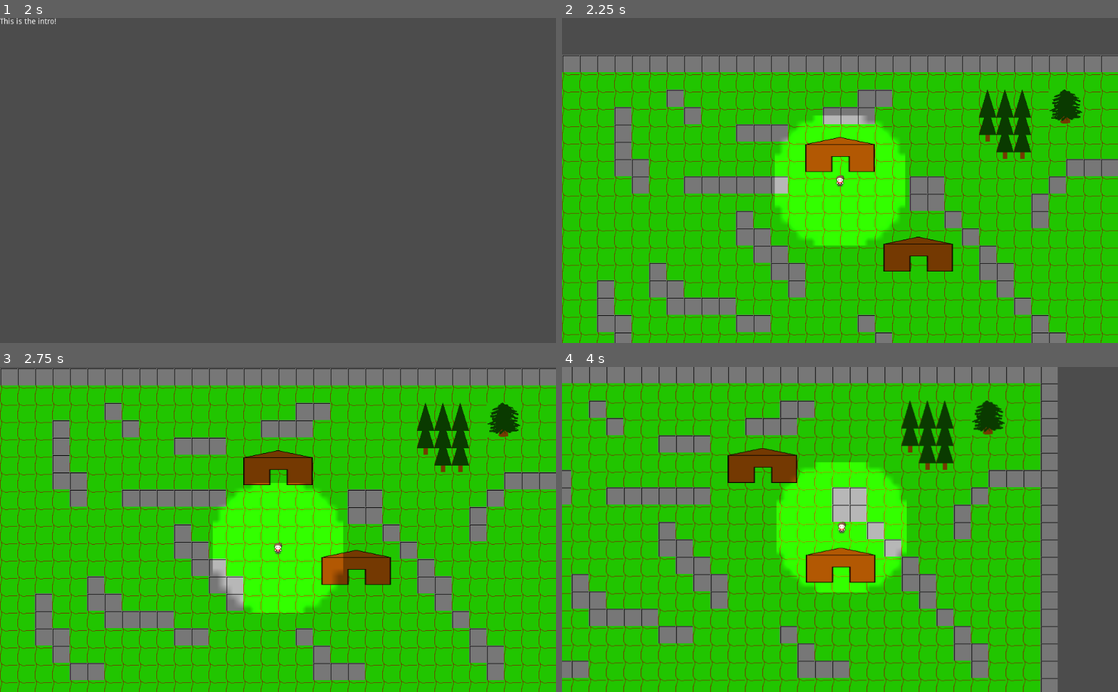
Above: before the commit, frames 1-4 (two rows, left to right).
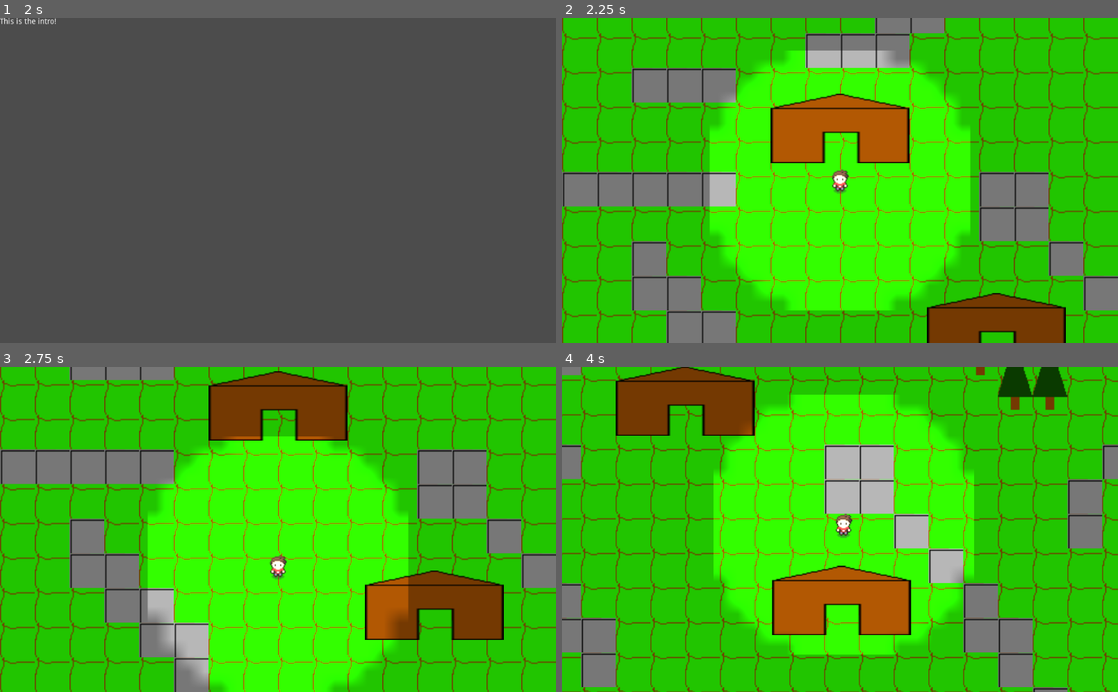
Above: after the commit, the same moments.

Repository: HaywardMorihara/2021AprGameJam
Game: Godot game, scene res://menu/MainMenu.tscn
Same seed, same stepped clock (60 frames per second), same inputs: the game is played once before the commit and once after it.
Inputs (mouse positions are in pixels of both pictures, inside the frame that each line leads up to):
- Up to frame 1 (2 s): click "Start" at 0.5 s; tap Enter at 1.25 s; move the mouse to (400, 164) at 1.27 s; hold D (right) from 1.28 s (still down); tap Space (check_watch) at 1.35 s
- Up to frame 2 (2.25 s): tap Space (check_watch) at 2 s; move the mouse to (728, 196) at 2.02 s; release D (right) at 2.03 s; hold S (down) from 2.03 s (still down); click (728, 196) at 2.1 s
- Up to frame 3 (2.75 s): keep holding S (down)
- Up to frame 4 (4 s): move the mouse to (895, 458) at 2.77 s; release S (down) at 2.78 s; hold D (right) 2.78-3.53 s; tap Space (check_watch) at 2.85 s; move the mouse to (812, 594) at 3.52 s; hold W (up) from 3.53 s (still down); click (812, 594) at 3.6 s

Frame 1 is identical in both runs. In frame 2, 67% of the frame differs, in the area x 0-100%, y 0-100%; in frame 3, 60%; in frame 4, 70%.

Commit message:
Down player animation and camera zoomed in more

Diff:
--- a/house/Exit.gd
+++ b/house/Exit.gd
@@ -3,6 +3,5 @@
 
 func _on_Location_body_entered(body):
 	#	https://godotengine.org/qa/65414/how-to-tell-what-sort-of-body-ive-hit-in-area-body_entered
-	print(body.name)
 	if body.name == "Player":
 		get_tree().change_scene("res://map/Map.tscn")
--- a/player/Player.gd
+++ b/player/Player.gd
@@ -12,6 +12,7 @@
 	$PlayerCanvasLayer/Watch.visible = false
 	$StillnessTimer.start()
 	$StillnessTimer.connect("stillness_achieved", self, "_stillness_achieved")
+	$PlayerAnimation.playing = true
 
 func _get_input():
 	velocity = Vector2.ZERO
@@ -37,6 +38,18 @@
 	velocity = move_and_slide(velocity)
 
 
+func _process(delta)->void:
+	if velocity.length() == 0:
+		$PlayerAnimation.animation = "still_down"
+	elif abs(velocity.x) >= abs(velocity.y):
+		pass
+	else:
+		if velocity.y < 0:
+			pass
+		else:
+			print("moving down")
+			$PlayerAnimation.animation = "moving_down"
+
 func _input(event):
 	if Input.is_action_just_pressed("check_watch"):
 		$PlayerCanvasLayer/Watch.visible = true
--- a/player/Player.tscn
+++ b/player/Player.tscn
@@ -12,6 +12,26 @@
 flags = 4
 frame_0/texture = ExtResource( 2 )
 
+[sub_resource type="AtlasTexture" id=5]
+flags = 4
+atlas = ExtResource( 5 )
+region = Rect2( 0, 0, 16, 32 )
+
+[sub_resource type="AtlasTexture" id=6]
+flags = 4
+atlas = ExtResource( 5 )
+region = Rect2( 16, 0, 16, 32 )
+
+[sub_resource type="AtlasTexture" id=7]
+flags = 4
+atlas = ExtResource( 5 )
+region = Rect2( 32, 0, 16, 32 )
+
+[sub_resource type="AtlasTexture" id=8]
+flags = 4
+atlas = ExtResource( 5 )
+region = Rect2( 48, 0, 16, 32 )
+
 [sub_resource type="AtlasTexture" id=3]
 flags = 4
 atlas = ExtResource( 5 )
@@ -19,9 +39,14 @@
 
 [sub_resource type="SpriteFrames" id=4]
 animations = [ {
+"frames": [ SubResource( 5 ), SubResource( 6 ), SubResource( 7 ), SubResource( 8 ) ],
+"loop": true,
+"name": "moving_down",
+"speed": 5.0
+}, {
 "frames": [ SubResource( 3 ) ],
 "loop": true,
-"name": "default",
+"name": "still_down",
 "speed": 5.0
 } ]
 
@@ -33,6 +58,7 @@
 
 [node name="Camera2D" type="Camera2D" parent="."]
 current = true
+zoom = Vector2( 0.5, 0.5 )
 smoothing_enabled = true
 
 [node name="Light2D" type="Light2D" parent="."]
@@ -49,6 +75,7 @@
 one_shot = true
 script = ExtResource( 1 )
 
-[node name="AnimatedSprite" type="AnimatedSprite" parent="."]
+[node name="PlayerAnimation" type="AnimatedSprite" parent="."]
 frames = SubResource( 4 )
+animation = "moving_down"
 [connection signal="timeout" from="StillnessTimer" to="StillnessTimer" method="_on_StillnessTimer_timeout"]
Not shown: 1 places in player/Player.tscn that only renumber resources
